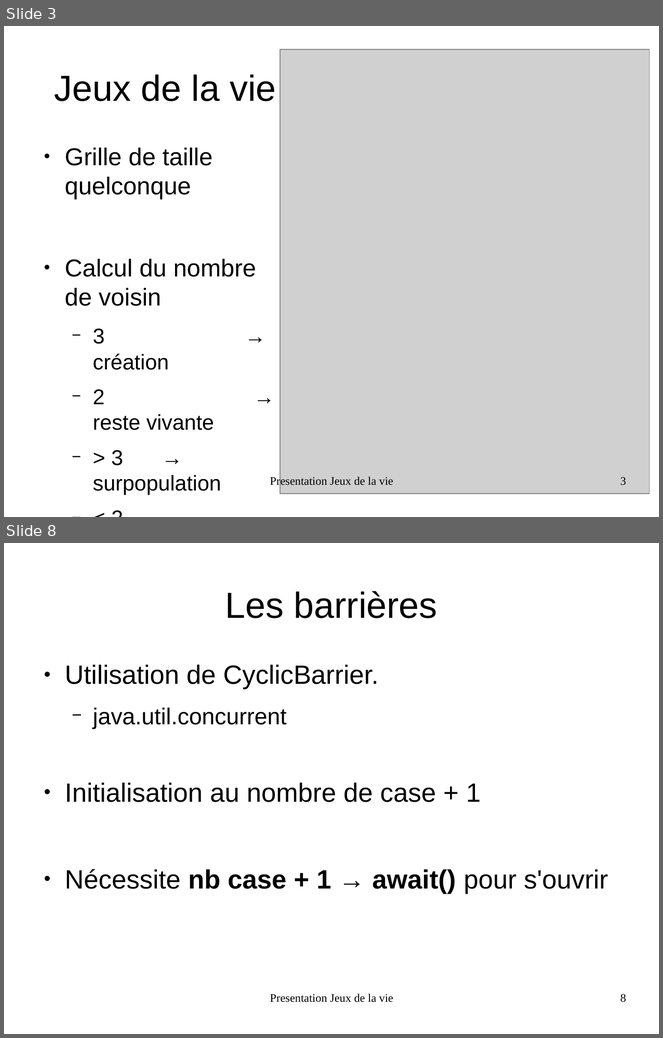
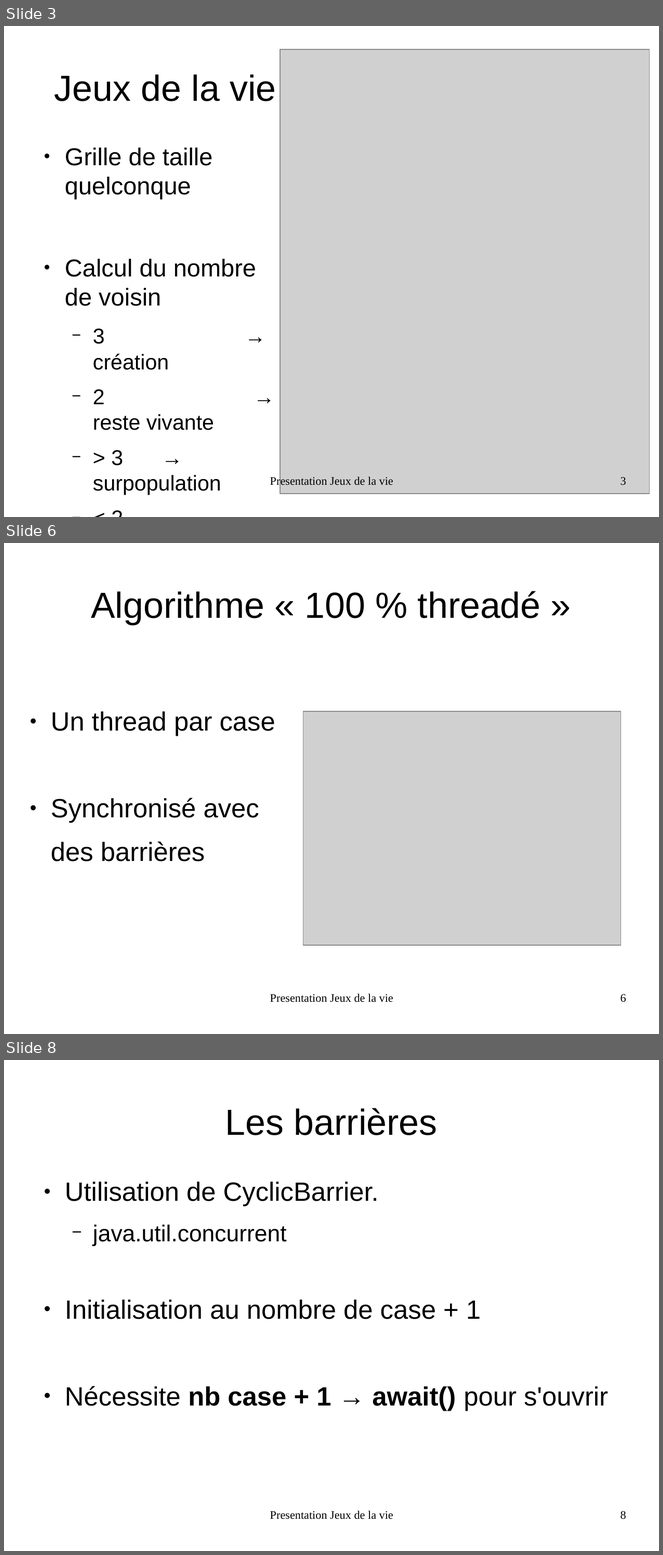
Before and after one commit to FabienInspiron/lifegame, a slide deck: Rapport/Presentation.odp. Shown one above the other, each under a label of ours: slides 3 and 8 before the commit, slides 3, 6 and 8 after it; the slides between them are not shown. The pictures are 663x1038 and 663x1555 pixels, drawn with LibreOffice and Linux fonts; fonts in the diff are those of the drawing; grey boxes stand for pictures. Boxes give left, top, right and bottom in pixels: in the first picture for what was removed or moved away, otherwise in the second. Text is boxed around its words. In the diff, an @@ line names an element or a change of style, - is before the commit and + after.

```diff
--- a/Rapport/Presentation.odp
+++ b/Rapport/Presentation.odp
@@ slide 6 added at (x1=4, y1=543, x2=659, y2=1034), background #FFFFFF @@
@@ title added at (x1=91, y1=591, x2=541, y2=625), 44 pt, text #000000 @@
+Algorithme « 100 % threadé »
@@ text added at (x1=51, y1=711, x2=275, y2=862), 32 pt, text #000000 @@
+● Un thread par case
+● Synchronisé avec
+des barrières
@@ picture added at (x1=303, y1=711, x2=621, y2=945) @@
@@ text added at (x1=270, y1=994, x2=393, y2=1003), 14 pt, text #000000 @@
+Presentation Jeux de la vie
@@ page number added at (x1=621, y1=994, x2=626, y2=1003), 14 pt, text #000000 @@
+6
```
Also in this commit, not shown: 6 slides changed.
